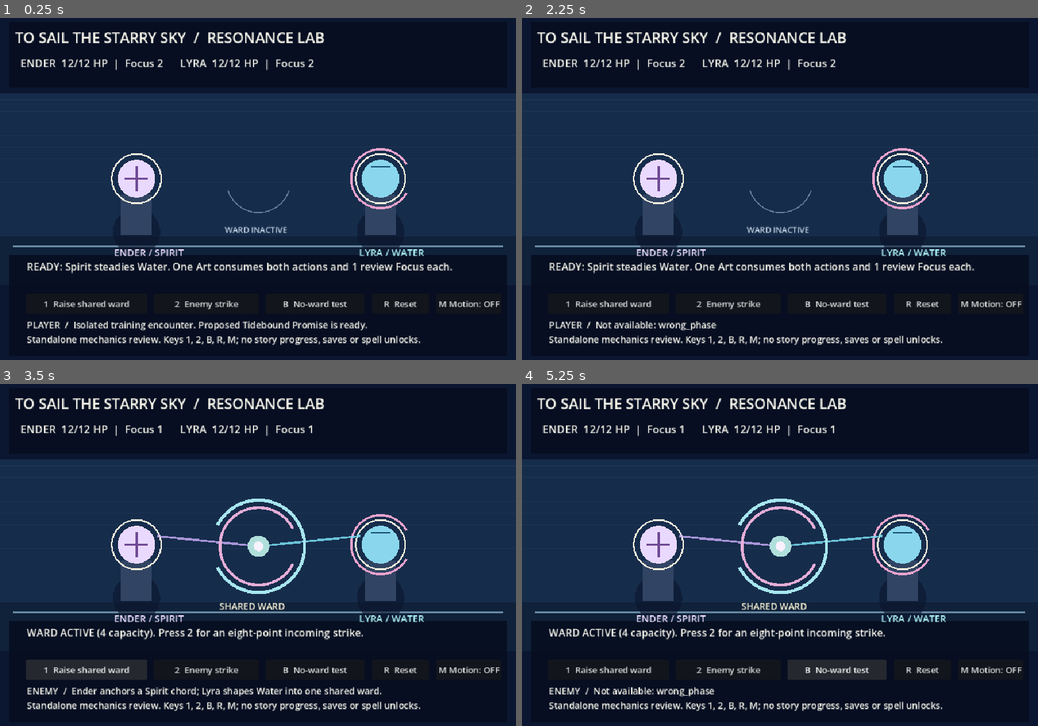
Above: before the commit, frames 1-4 (two rows, left to right).
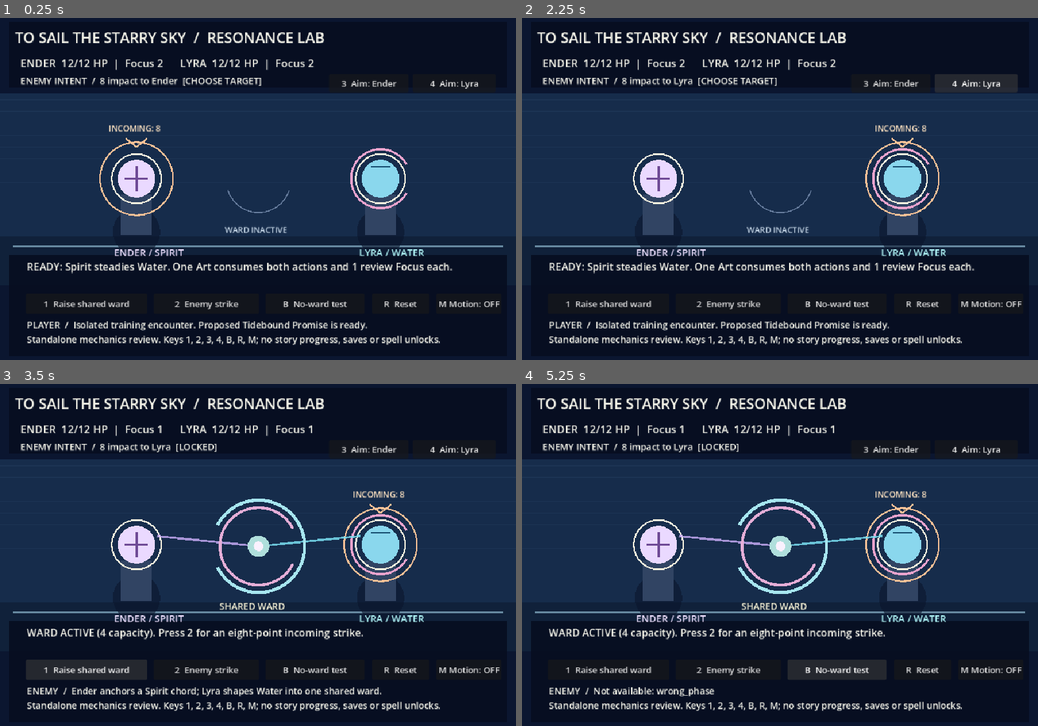
Above: after the commit, the same moments.

Repository: ndrorchestration/ToSailaStarrySky-jrpg
Game: Godot game, scene res://scenes/resonance_dual_review.tscn
Two runs of this game, one before a commit and one after it. Both use one fixed random seed, a clock stepped at 60 frames per second and the inputs below. This scene is started directly instead of the project's main scene.
Inputs (mouse positions are in pixels of both pictures, inside the frame that each line leads up to):
- Up to frame 1 (0.25 s): no input
- Up to frame 2 (2.25 s): click (888, 82) at 0.5 s, where only the run after the commit has a clickable "3 Aim: Ender"; click "2 Enemy strike" at 1.25 s; click (976, 82) at 2 s, where only the run after the commit has a clickable "4 Aim: Lyra"
- Up to frame 3 (3.5 s): click "1 Raise shared ward" at 2.75 s
- Up to frame 4 (5.25 s): click "M Motion: OFF" at 3.5 s; click "M Motion: ON" at 4.25 s; click "B No-ward test" at 5 s

The runs differ from the first frame. In frame 1, 1.8% of the frame differs, in the area x 4-93%, y 17-96%; in frame 2, 3.2%, in the area x 4-96%, y 16-96%; in frame 3, 1.7%; in frame 4, 1.7%.

Commit message:
feat(godot): interactive, accessible enemy-intent telegraph for Tidebound review

Diff:
--- a/godot/scripts/resonance_dual_review.gd
+++ b/godot/scripts/resonance_dual_review.gd
@@ -13,6 +13,7 @@
 var last_action_result: Dictionary = {}
 var heading: Label
 var battle_status: Label
+var threat_status: Label
 var detail: Label
 var notice: Label
 var motion_button: Button
@@ -24,6 +25,9 @@
     heading = _label(ui, Vector2(28, 20), Vector2(900, 34), 27)
     heading.text = "TO SAIL THE STARRY SKY  /  RESONANCE LAB"
     battle_status = _label(ui, Vector2(38, 72), Vector2(882, 55), 20)
+    threat_status = _label(ui, Vector2(38, 107), Vector2(540, 29), 17)
+    _button(ui, Vector2(612, 107), Vector2(148, 34), "3  Aim: Ender", _set_threat.bind("ender"))
+    _button(ui, Vector2(768, 107), Vector2(154, 34), "4  Aim: Lyra", _set_threat.bind("lyra"))
     detail = _label(ui, Vector2(50, 452), Vector2(862, 58), 19)
     notice = _label(ui, Vector2(50, 562), Vector2(860, 66), 17)
     _button(ui, Vector2(48, 516), Vector2(226, 38), "1  Raise shared ward", _cast)
@@ -64,6 +68,10 @@
             _cast()
         KEY_2:
             _strike()
+        KEY_3:
+            _set_threat("ender")
+        KEY_4:
+            _set_threat("lyra")
         KEY_B:
             _baseline()
         KEY_R:
@@ -74,6 +82,11 @@
             return
     get_viewport().set_input_as_handled()
 
+func _set_threat(actor_id: String) -> void:
+    last_action_result = battle.configure_threat(actor_id, Battle.DEFAULT_STRIKE)
+    _refresh_hud()
+    queue_redraw()
+
 func _cast() -> void:
     last_action_result = battle.activate()
     visual_step = 0 if bool(last_action_result.get("ok", false)) and not reduced_motion else 3
@@ -82,7 +95,8 @@
     queue_redraw()
 
 func _strike() -> void:
-    last_action_result = battle.resolve_enemy_strike("ender", Battle.DEFAULT_STRIKE)
+    var threat: Dictionary = battle.snapshot()["threat"]
+    last_action_result = battle.resolve_enemy_strike(str(threat["target"]), int(threat["damage"]))
     visual_step = 3
     elapsed = 0.0
     _refresh_hud()
@@ -135,6 +149,11 @@
         lyra["hp"], lyra["maxHp"], lyra["focus"],
     ]
     var phase_name := str(snap["phase"]).to_upper()
+    var intent: Dictionary = snap["threat"]
+    threat_status.text = "ENEMY INTENT  /  %d impact to %s%s" % [
+        int(intent["damage"]), str(intent["target"]).capitalize(),
+        "  [LOCKED]" if bool(intent["locked"]) else "  [CHOOSE TARGET]",
+    ]
     if str(snap["phase"]) == "player":
         detail.text = "READY: Spirit steadies Water. One Art consumes both actions and 1 review Focus each."
     elif str(snap["phase"]) == "enemy":
@@ -143,13 +162,16 @@
             detail.text += "   |   " + ["SPIRIT: anchor", "WATER: shape", "CONFLUENCE: stabilize"][mini(visual_step, 2)]
     else:
         var result: Dictionary = snap["lastOutcome"]
+        var struck_ender: bool = str(result.get("target", "ender")) == "ender"
+        var ender_damage: int = int(result.get("targetDamage", 0)) if struck_ender else int(result.get("partnerDamage", 0))
+        var lyra_damage: int = int(result.get("partnerDamage", 0)) if struck_ender else int(result.get("targetDamage", 0))
         detail.text = "RESULT: %d absorbed  |  Ender took %d  |  Lyra took %d" % [
-            int(result.get("absorbed", 0)), int(result.get("targetDamage", 0)), int(result.get("partnerDamage", 0))
+            int(result.get("absorbed", 0)), ender_damage, lyra_damage,
         ]
     var last_line := str(snap["log"].back())
     if not last_action_result.is_empty() and not bool(last_action_result.get("ok", false)):
         last_line = "Not available: " + str(last_action_result.get("reason", "unknown"))
-    notice.text = phase_name + "  /  " + last_line + "\nStandalone mechanics review. Keys 1, 2, B, R, M; no story progress, saves or spell unlocks."
+    notice.text = phase_name + "  /  " + last_line + "\nStandalone mechanics review. Keys 1, 2, 3, 4, B, R, M; no story progress, saves or spell unlocks."
     if motion_button != null:
         motion_button.text = "M Motion: " + ("OFF" if reduced_motion else "ON")
 
@@ -167,6 +189,13 @@
     # Abstract review sigils, not approved likenesses or character sprites.
     _draw_actor(ENDER_POS, Color("#ead9ff"), false)
     _draw_actor(LYRA_POS, Color("#8ad7ed"), true)
+    # Static high-contrast attack marker persists even with reduced motion.
+    var intention: Dictionary = battle.snapshot()["threat"]
+    var strike_origin: Vector2 = ENDER_POS if str(intention["target"]) == "ender" else LYRA_POS
+    draw_arc(strike_origin + Vector2(0, -16), 68.0, 0, TAU, 48, Color("#f5c096"), 3.0)
+    draw_line(strike_origin + Vector2(-20, -91), strike_origin + Vector2(0, -75), Color("#f5c096"), 3.0)
+    draw_line(strike_origin + Vector2(20, -91), strike_origin + Vector2(0, -75), Color("#f5c096"), 3.0)
+    draw_string(ThemeDB.fallback_font, strike_origin + Vector2(-52, -104), "INCOMING: %d" % int(intention["damage"]), HORIZONTAL_ALIGNMENT_LEFT, -1, 15, Color("#ffe4c2"))
     draw_string(ThemeDB.fallback_font, ENDER_POS + Vector2(-42, 128), "ENDER / SPIRIT", HORIZONTAL_ALIGNMENT_LEFT, -1, 18, Color("#eee0ff"))
     draw_string(ThemeDB.fallback_font, LYRA_POS + Vector2(-40, 128), "LYRA / WATER", HORIZONTAL_ALIGNMENT_LEFT, -1, 18, Color("#acf0f2"))
     var snap: Dictionary = battle.snapshot()
